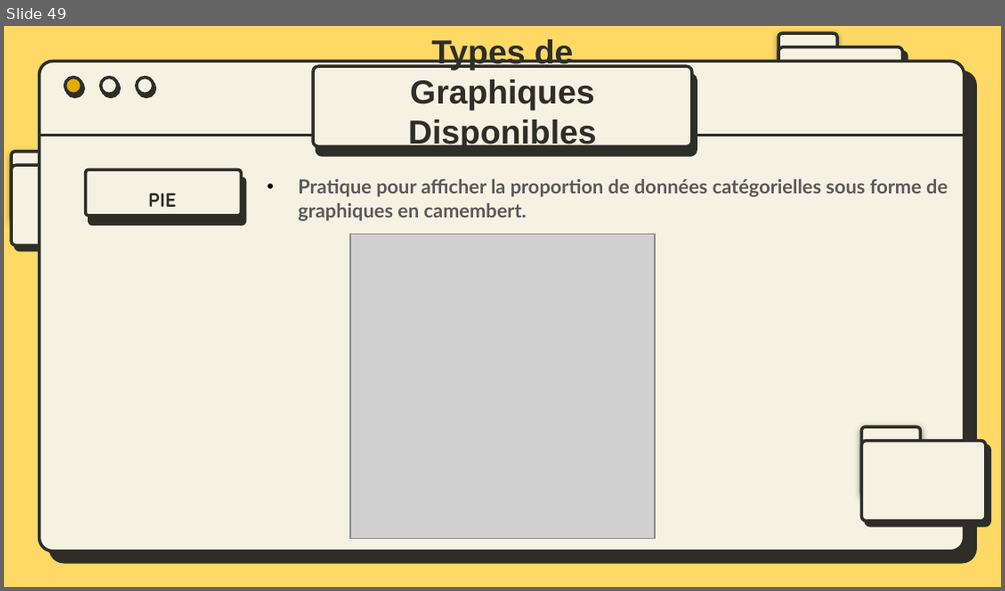
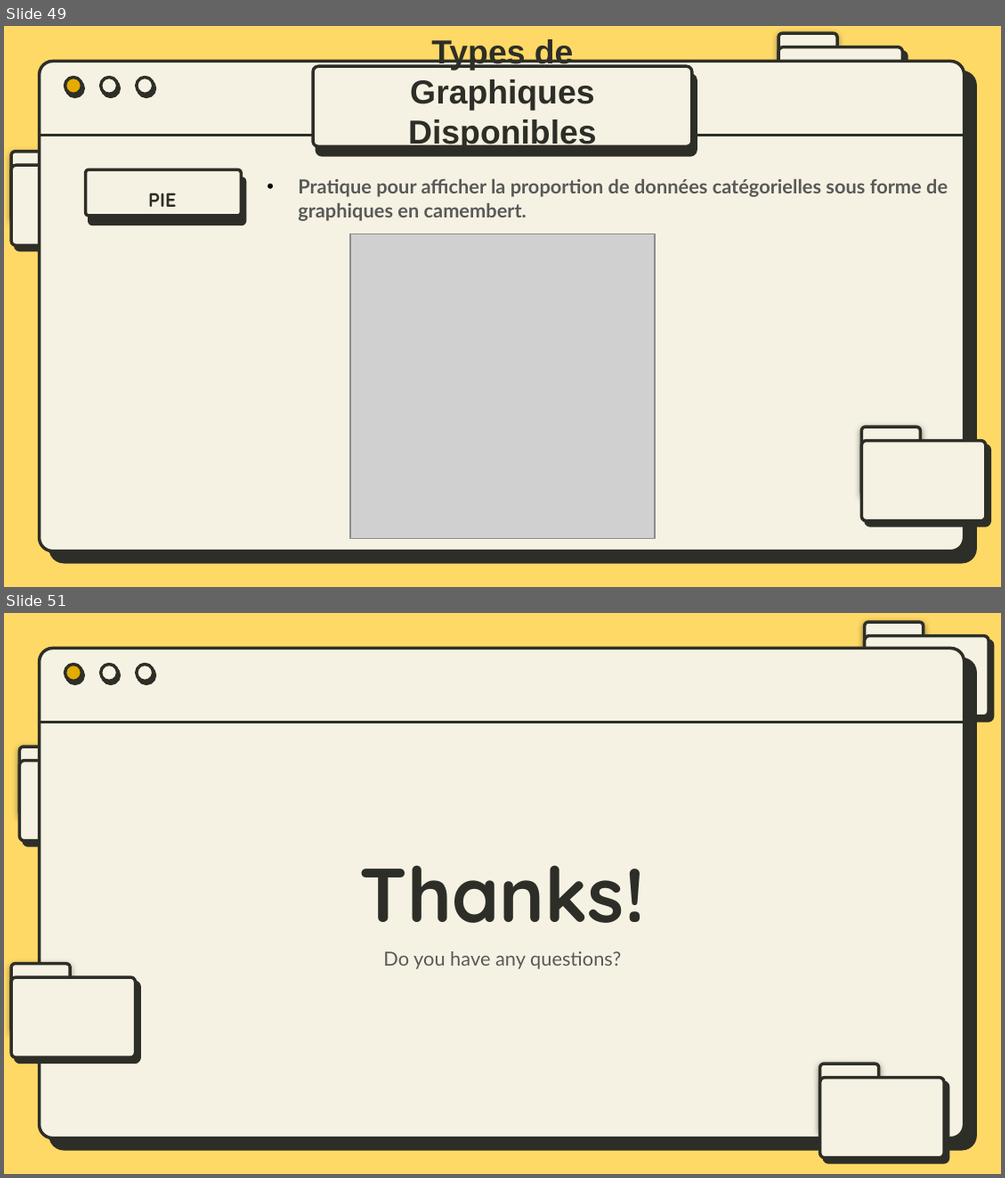
Before and after one commit to bydevmar/Master_MASD_FPO, a slide deck: SEMESTER 1/Modélisation avec Python/M- Pandas/Presentation/Pandas.pptx. Shown one above the other, each under a label of ours: slide 49 before the commit, slides 49 and 51 after it; the slides between them are not shown. The pictures are 1005x591 and 1005x1178 pixels, drawn with LibreOffice and Linux fonts; fonts in the diff are those of the drawing; grey boxes stand for pictures. Boxes give left, top, right and bottom in pixels: in the first picture for what was removed or moved away, otherwise in the second. Text is boxed around its words. In the diff, an @@ line names an element or a change of style, - is before the commit and + after.

```diff
--- a/SEMESTER 1/Modélisation avec Python/M- Pandas/Presentation/Pandas.pptx
+++ b/SEMESTER 1/Modélisation avec Python/M- Pandas/Presentation/Pandas.pptx
@@ slide 51 added at (4, 613, 1001, 1174), background #FFD966; not listed: 5 template elements that a slide beside it also shows @@
@@ rounded rectangle added at (865, 622, 923, 690), fill #F6F2E3, outline #2D2E27 2.25 pt @@
@@ rounded rectangle added at (865, 636, 987, 715), fill #F6F2E3, outline #2D2E27 2.25 pt @@
@@ rounded rectangle added at (20, 747, 79, 815), fill #F6F2E3, outline #2D2E27 2.25 pt @@
@@ rounded rectangle added at (20, 761, 144, 840), fill #F6F2E3, outline #2D2E27 2.25 pt @@
@@ title added at (360, 865, 645, 923), 55 pt, text #2D2E27, bold @@
+Thanks!
@@ subtitle added at (383, 951, 621, 969), 14 pt, text #595959 @@
+Do you have any questions?
@@ rounded rectangle added at (11, 964, 70, 1033), fill #F6F2E3, outline #2D2E27 2.25 pt @@
@@ rounded rectangle added at (11, 977, 135, 1056), fill #F6F2E3, outline #2D2E27 2.25 pt @@
@@ rounded rectangle added at (819, 1063, 878, 1133), fill #F6F2E3, outline #2D2E27 2.25 pt @@
@@ rounded rectangle added at (819, 1078, 943, 1158), fill #F6F2E3, outline #2D2E27 2.25 pt @@
```
Also in this commit, not shown: 7 slides changed, 1 other slide added, 2 other files.
